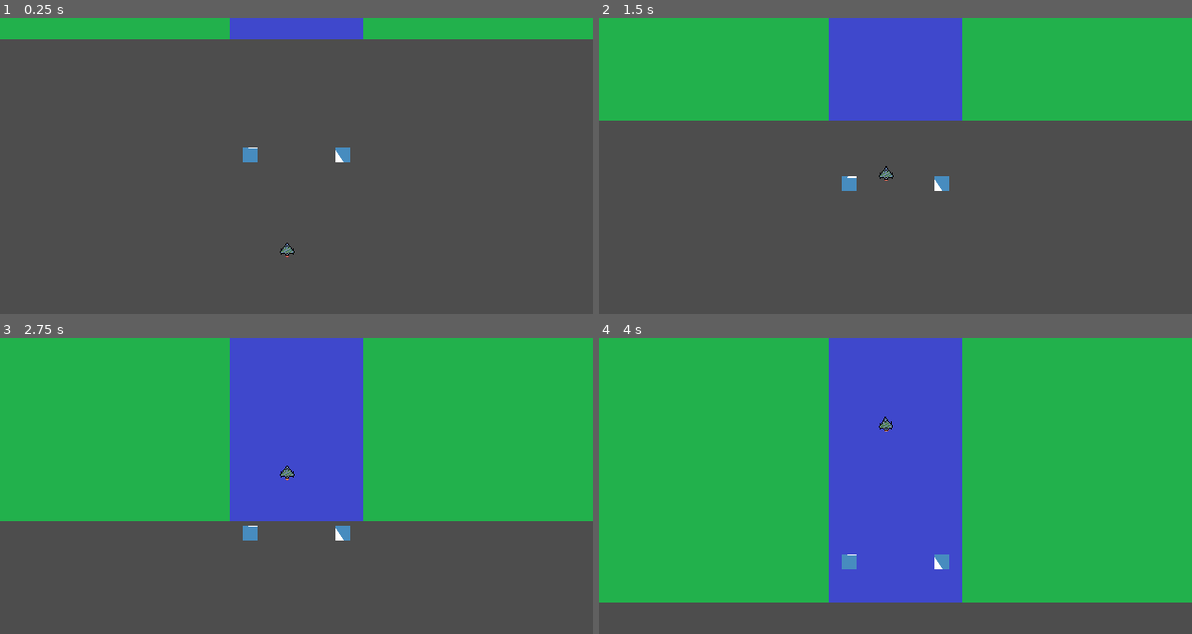
Above: before the commit, frames 1-4 (two rows, left to right).
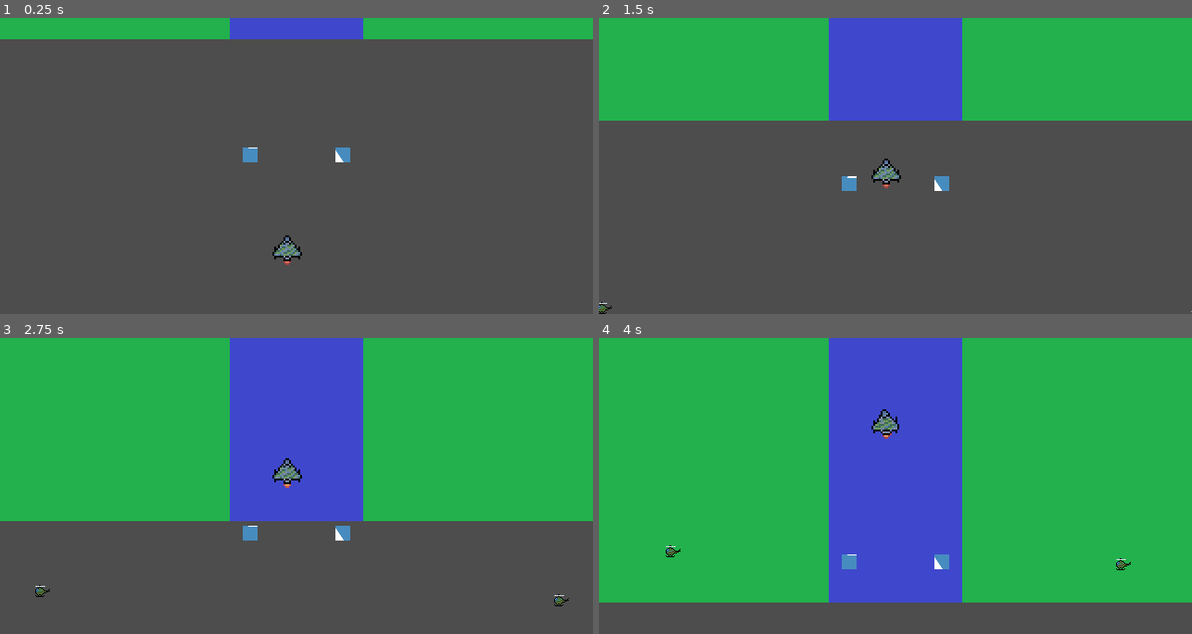
Above: after the commit, the same moments.

Repository: CMS999/RiverNRaiders
Game: Godot game, scene res://Levels/Fase1/Level1.tscn
The game is run twice, just before and just after one commit, with the same random seed, the same clock (stepped at 60 frames per second) and the same inputs. This scene is started directly instead of the project's main scene. The engine's default icon, where the game draws it, is replaced by a stand-in: a white triangle on a blue panel in a dark square.
Inputs:
- Up to frame 1 (0.25 s): no input
- Up to frame 2 (1.5 s): hold W (cima) 0.53-1.28 s; hold Space (tiro) 0.53-1.28 s; tap G (power, bound only after the commit) at 0.8, 1.35 s; hold S (baixo) from 1.28 s (still down)
- Up to frame 3 (2.75 s): tap B at 1.55, 2.1 s; release S (baixo) at 2.03 s; hold W (cima) from 2.03 s (still down); hold Space (tiro) from 2.03 s (still down)
- Up to frame 4 (4 s): release Space (tiro) at 2.78 s; tap D (dir) at 2.85 s; tap G (power, bound only after the commit) at 3.05 s; release W (cima) at 3.53 s; hold S (baixo) from 3.53 s (still down); tap A (esq) at 3.6 s; tap B at 3.8 s

The runs differ from the first frame. In frame 1, 0.3% of the frame differs, in the area x 45-51%, y 73-84%; in frame 2, 0.3%; in frame 3, 0.4%, in the area x 5-96%, y 40-91%; in frame 4, 0.4%.
Error in both runs: Cannot call method 'add_child' on a null value. (res://Componentes/Personagens/AtaqueComponente.gd:13)

Commit message:
Reformulação dos powerups, menu de powerups em fase alpha

Diff:
--- a/Componentes/Levels/CenarioComponente.gd
+++ b/Componentes/Levels/CenarioComponente.gd
@@ -7,5 +7,5 @@
 
 func _process(delta):
 	scroll_base_offset += Vector2(0,70) * delta * Velocidade
-	print("Para:",scroll_base_offset)
+	#print("Para:",scroll_base_offset)
 	pass
--- a/GlobalValues.gd
+++ b/GlobalValues.gd
@@ -3,3 +3,8 @@
 @onready var FaseInicial = preload("res://Levels/Fase1/Level1.tscn")
 var JogadorRef := Node
 var VidasInicias := 1
+var PowerUps = {
+1:"TiroTriplo",
+2:"SuperMissil"
+}
+var PowerUpAtual = ""
--- a/Jogador/jogador.gd
+++ b/Jogador/jogador.gd
@@ -10,14 +10,20 @@
 enum Estado{parado,	morto, movendo}
 var estadoAtual : Estado= Estado.parado
 var estaVivo : bool= true
-var tiroTriplo : bool = false
+#var tiroTriplo : bool = false
 var podeAtirar : bool = true
-var misselExplosivo: bool = false
+#var misselExplosivo: bool = false
 var componenteAtaque: Node
+var powerUpId : String
+var barraEnergia : int = 40
 
 func _ready():
 	$VidaComponente.connect("Morto", self.is_vivo)
 	pass
+
+func setPowerUp(powerUpId: String):
+	powerUpId = powerUpId
+	$PowerUpComponente.setPowerUp(powerUpId)
 
 func _physics_process(_delta):
 	var directionX = Input.get_axis("esq", "dir")
@@ -49,17 +55,20 @@
 		get_tree().change_scene_to_file("res://UI/DeathMenu.tscn")
 
 	if Input.is_action_pressed("tiro") and podeAtirar:
-		if misselExplosivo:
-			componenteAtaque = get_node("MisselComponente")
-		else:
-			componenteAtaque = get_node("AtaqueComponente")
-		componenteAtaque.Ataque(position.x,position.y)
-		if tiroTriplo:
-			componenteAtaque.Ataque(position.x+10,position.y)
-			componenteAtaque.Ataque(position.x-10,position.y)
+		get_node("AtaqueComponente").Ataque(position.x,position.y)
+		#if misselExplosivo:
+		#	componenteAtaque = get_node("MisselComponente")
+		#else:
+		#	componenteAtaque = get_node("AtaqueComponente")
+		#componenteAtaque.Ataque(position.x,position.y)
+		#if tiroTriplo:
+		#	componenteAtaque.Ataque(position.x+10,position.y)
+		#	componenteAtaque.Ataque(position.x-10,position.y)
 
 		podeAtirar = false
 		$AtaqueDelay.start()
+	if Input.is_action_pressed("power"):
+		$PowerUpComponente.Action(position.x,position.y)
 
 
 	position = position.clamp(Vector2(8, 8), screensize-Vector2(8, 8))
@@ -68,22 +77,22 @@
 func _on_ataque_delay_timeout():
 	podeAtirar = true
 
-func _power_up(id: int) -> void:
-	if id == 0:
-		tiroTriplo = true
-		$TiroTriploDelay.start()
-	elif id == 2:
-		misselExplosivo = true
-		$MisselExplosivoDelay.start()
-	pass
+#func _power_up(id: int) -> void:
+	#if id == 0:
+		#tiroTriplo = true
+		#$TiroTriploDelay.start()
+	#elif id == 2:
+		#misselExplosivo = true
+		#$MisselExplosivoDelay.start()
+	#pass
 
 func is_vivo():
 	estaVivo = false
 
 
-func _on_tiro_triplo_delay_timeout():
-	tiroTriplo = false
-
-
-func _on_missel_explosivo_delay_timeout():
-	misselExplosivo = false
+#func _on_tiro_triplo_delay_timeout():
+	#tiroTriplo = false
+#
+#
+#func _on_missel_explosivo_delay_timeout():
+	#misselExplosivo = false
--- a/Jogador/jogador.tscn
+++ b/Jogador/jogador.tscn
@@ -7,6 +7,7 @@
 [ext_resource type="PackedScene" uid="uid://bkltef67bey07" path="res://Componentes/Personagens/HurtboxComponente.tscn" id="3_fhkuy"]
 [ext_resource type="PackedScene" uid="uid://b34jet1tydsdr" path="res://Componentes/Personagens/AtaqueComponente.tscn" id="4_nmp20"]
 [ext_resource type="PackedScene" uid="uid://gqi0hrxjam48" path="res://Projeteis/Jogador/AtaqueBase.tscn" id="4_ou11i"]
+[ext_resource type="Script" path="res://PowerUps/PowerUpComponente.gd" id="4_uli4u"]
 [ext_resource type="PackedScene" uid="uid://dwq3fv21ougd0" path="res://Projeteis/Jogador/Missel.tscn" id="5_xwa7x"]
 
 [sub_resource type="AtlasTexture" id="AtlasTexture_6tdck"]
@@ -82,7 +83,7 @@
 }]
 
 [sub_resource type="RectangleShape2D" id="RectangleShape2D_tnthg"]
-size = Vector2(16, 14)
+size = Vector2(32, 28)
 
 [node name="Jogador" type="CharacterBody2D"]
 motion_mode = 1
@@ -100,23 +101,28 @@
 wait_time = 10.0
 
 [node name="Animação" type="AnimatedSprite2D" parent="."]
+scale = Vector2(2, 2)
 sprite_frames = SubResource("SpriteFrames_nqx4h")
 animation = &"idle"
 
+[node name="PowerUpComponente" type="Node2D" parent="."]
+script = ExtResource("4_uli4u")
+
 [node name="MisselComponente" parent="." instance=ExtResource("4_nmp20")]
+light_mask = 5
+visibility_layer = 5
 projetil = ExtResource("5_xwa7x")
 
 [node name="AtaqueComponente" parent="." instance=ExtResource("4_nmp20")]
 projetil = ExtResource("4_ou11i")
 
 [node name="VidaComponente" parent="." instance=ExtResource("2_8u40v")]
-VidaMaxima = 1
 
 [node name="HurtboxComponente" parent="." node_paths=PackedStringArray("Vida") instance=ExtResource("3_fhkuy")]
 Vida = NodePath("../VidaComponente")
 
 [node name="Hurtbox2D" type="CollisionShape2D" parent="HurtboxComponente"]
-position = Vector2(0, -1)
+position = Vector2(0, -2)
 shape = SubResource("RectangleShape2D_tnthg")
 
 [connection signal="timeout" from="MisselExplosivoDelay" to="." method="_on_missel_explosivo_delay_timeout"]
--- a/Levels/Fase1/Level1.gd
+++ b/Levels/Fase1/Level1.gd
@@ -8,6 +8,7 @@
 	get_tree().root.add_child(Projeteis)
 
 	GlobalReference.JogadorRef = $Jogador
+	$Jogador.setPowerUp(GlobalReference.PowerUpAtual)
 	pass
 
 func _unhandled_input(event):
--- a/Levels/Fase1/Level1.tscn
+++ b/Levels/Fase1/Level1.tscn
@@ -1,5 +1,4 @@
 [gd_scene load_steps=17 format=3 uid="uid://b7s26pvrgnoe4"]
-
 
 [ext_resource type="Script" path="res://Levels/Fase1/Level1.gd" id="1_4rnqy"]
 [ext_resource type="PackedScene" uid="uid://dqalirl8veijf" path="res://UI/PauseMenu.tscn" id="2_gv81q"]
@@ -7,12 +6,10 @@
 [ext_resource type="PackedScene" uid="uid://ctrsi2iyhmcwt" path="res://Componentes/Levels/CenarioComponente.tscn" id="4_hxf05"]
 [ext_resource type="Texture2D" uid="uid://8slcrwrqeyn7" path="res://Assets/prototipo fase.png" id="5_mjuy0"]
 [ext_resource type="PackedScene" uid="uid://b237iuhhalnvm" path="res://Componentes/Waves/WavesControle.tscn" id="6_a7y3u"]
-
 [ext_resource type="Script" path="res://Componentes/Waves/Wave.gd" id="7_610ic"]
 [ext_resource type="PackedScene" uid="uid://yyylj2ogvivj" path="res://Inimigos/Helicoptero.tscn" id="8_1m13q"]
 [ext_resource type="PackedScene" uid="uid://d2irjoc7tnaxj" path="res://PowerUps/Tirotriplo.tscn" id="9_cj1fb"]
 [ext_resource type="PackedScene" uid="uid://dan7fnyjxxkfc" path="res://PowerUps/MisselExplosivo.tscn" id="10_vx3um"]
-
 
 [sub_resource type="Curve2D" id="Curve2D_7e604"]
 _data = {
@@ -81,6 +78,24 @@
 [node name="Waves" parent="." instance=ExtResource("6_a7y3u")]
 TimePerWave = 10
 
+[node name="Wave1" type="Node" parent="Waves" node_paths=PackedStringArray("LocalizacaoSpawn")]
+script = ExtResource("7_610ic")
+Inimigos = Array[PackedScene]([ExtResource("8_1m13q"), ExtResource("8_1m13q")])
+Quantidade = Array[int]([1, 1])
+LocalizacaoSpawn = [NodePath("../../Paths/Path1"), NodePath("../../Paths/Path2")]
+
+[node name="Wave2" type="Node" parent="Waves" node_paths=PackedStringArray("LocalizacaoSpawn")]
+script = ExtResource("7_610ic")
+Inimigos = Array[PackedScene]([ExtResource("8_1m13q"), ExtResource("8_1m13q")])
+Quantidade = Array[int]([1, 1])
+LocalizacaoSpawn = [NodePath("../../Paths/Path3"), NodePath("../../Paths/Path4")]
+
+[node name="Wave3" type="Node" parent="Waves" node_paths=PackedStringArray("LocalizacaoSpawn")]
+script = ExtResource("7_610ic")
+Inimigos = Array[PackedScene]([ExtResource("8_1m13q"), ExtResource("8_1m13q")])
+Quantidade = Array[int]([1, 1])
+LocalizacaoSpawn = [NodePath("../../Paths/Path5"), NodePath("../../Paths/Path6")]
+
 [node name="Paths" type="Node2D" parent="."]
 
 [node name="Path1" type="Path2D" parent="Paths"]
@@ -103,7 +118,11 @@
 curve = SubResource("Curve2D_fnxj8")
 
 [node name="TiroTriplo" parent="." instance=ExtResource("9_cj1fb")]
+light_mask = 1
+visibility_layer = 1
 position = Vector2(270, 142)
 
 [node name="MisselExplosivo" parent="." instance=ExtResource("10_vx3um")]
+light_mask = 1
+visibility_layer = 1
 position = Vector2(370, 142)
--- a/Levels/Fase1/PathFollow2DTEst.gd
+++ b/Levels/Fase1/PathFollow2DTEst.gd
@@ -9,5 +9,5 @@
 # Called every frame. 'delta' is the elapsed time since the previous frame.
 func _process(delta):
 	progress_ratio += delta * 0.195
-	print("Path:",position)
+	#("Path:",position)
 	pass
--- a/MainMenu.gd
+++ b/MainMenu.gd
@@ -1,14 +1,15 @@
 extends Control
 
 var PauseMenu = preload("res://UI/OpçõesMenu.tscn")
-@onready var GlobalReference = get_node("/root/GlobalValues")
+#@onready var GlobalReference = get_node("/root/GlobalValues")
 
 func _ready():
 	$PButton.grab_focus()
 	pass
 
 func _on_p_button_pressed():
-	get_tree().change_scene_to_file(GlobalReference.FaseInicial.get_path())
+	get_tree().change_scene_to_file("res://UI/PowerUpsMenu.tscn")
+	#get_tree().change_scene_to_file(GlobalReference.FaseInicial.get_path())
 	pass
 
 
--- a/PowerUps/PowerUp.gd
+++ b/PowerUps/PowerUp.gd
@@ -14,6 +14,6 @@
 
 func _on_area_2d_area_entered(area):
 	var parent = area.get_parent()
-	if area is HitboxComp and parent is Jogador:
-		parent._power_up(tipo)
-		queue_free()
+	#if area is HitboxComp and parent is Jogador:
+	#	parent._power_up(tipo)
+	#	queue_free()
--- a/PowerUps/PowerUp.tscn
+++ b/PowerUps/PowerUp.tscn
@@ -43,6 +43,8 @@
 size = Vector2(16, 16)
 
 [node name="PowerUp" type="Node2D"]
+light_mask = 4
+visibility_layer = 4
 script = ExtResource("1_sbesa")
 
 [node name="AnimatedSprite2D" type="AnimatedSprite2D" parent="."]
--- /dev/null
+++ b/PowerUps/PowerUpComponente.gd
@@ -0,0 +1,30 @@
+extends Node2D
+## Node que oferece métedos para realizar ataques de projéteis
+class_name PowerUpComp
+
+## Define o projétil a ser atirado
+@export var projetil : PackedScene
+var powerUp : String
+
+func setPowerUp(powerUpId: String):
+	powerUp = powerUpId
+	if powerUp == "SuperMissil":
+		projetil = preload("res://Projeteis/Jogador/Missel.tscn")
+	elif powerUp == "TiroTriplo":
+		projetil = preload("res://Projeteis/Jogador/TiroTriplo.tscn")
+
+
+func Action(PositionX: float, PositionY: float) -> void:
+	if powerUp == "Escudo":
+		pass
+	else:
+		Ataque(PositionX,PositionY)
+
+func Ataque(PositionX: float, PositionY: float):
+	print(projetil)
+	var bullet = projetil.instantiate()
+	var PositionGlobal : Vector2
+	PositionGlobal.x = PositionX
+	PositionGlobal.y = PositionY
+	get_tree().root.get_node("Particulas").add_child(bullet)
+	bullet.start(PositionGlobal)
--- /dev/null
+++ b/PowerUps/PowerUpComponente.tscn
@@ -0,0 +1,6 @@
+[gd_scene load_steps=2 format=3 uid="uid://nhq3ew68cib5"]
+
+[ext_resource type="Script" path="res://PowerUps/PowerUpComponente.gd" id="1_e8us7"]
+
+[node name="PowerUpComponente" type="Node2D"]
+script = ExtResource("1_e8us7")
--- /dev/null
+++ b/Projeteis/Jogador/TiroTriplo.tscn
@@ -0,0 +1,16 @@
+[gd_scene load_steps=3 format=3 uid="uid://cy0phxx10y1ks"]
+
+[ext_resource type="PackedScene" uid="uid://gqi0hrxjam48" path="res://Projeteis/Jogador/AtaqueBase.tscn" id="1_8klh5"]
+[ext_resource type="Script" path="res://Componentes/Projeteis/ProjetilComponente.gd" id="1_kngfp"]
+
+[node name="ProjetilComp" type="Area2D"]
+script = ExtResource("1_kngfp")
+
+[node name="TipoBala2" parent="." instance=ExtResource("1_8klh5")]
+position = Vector2(0, -2)
+
+[node name="TipoBala" parent="." instance=ExtResource("1_8klh5")]
+position = Vector2(-10, -2)
+
+[node name="TipoBala3" parent="." instance=ExtResource("1_8klh5")]
+position = Vector2(10, -2)
--- /dev/null
+++ b/UI/PowerUpsMenu.gd
@@ -0,0 +1,24 @@
+extends Control
+
+@onready var GlobalReference = get_node("/root/GlobalValues")
+
+func _ready():
+	pass
+
+func _on_p_button_pressed():
+	#get_tree().change_scene_to_file("res://UI/PowerUpsMenu.tscn")
+
+	pass
+
+
+
+func _on_tiro_triplo_pressed():
+	GlobalReference.PowerUpAtual = GlobalReference.PowerUps[1]
+	get_tree().change_scene_to_file(GlobalReference.FaseInicial.get_path())
+	pass # Replace with function body.
+
+
+func _on_super_missil_pressed():
+	GlobalReference.PowerUpAtual = GlobalReference.PowerUps[2]
+	get_tree().change_scene_to_file(GlobalReference.FaseInicial.get_path())
+	pass # Replace with function body.
--- /dev/null
+++ b/UI/PowerUpsMenu.tscn
@@ -0,0 +1,51 @@
+[gd_scene load_steps=3 format=3 uid="uid://b6kovjhytaid7"]
+
+[ext_resource type="Script" path="res://UI/PowerUpsMenu.gd" id="1_rdt5x"]
+
+[sub_resource type="LabelSettings" id="LabelSettings_aidb3"]
+font_size = 32
+font_color = Color(0.890196, 0.92549, 0.0156863, 1)
+
+[node name="PowerUpsMenu" type="Control"]
+layout_mode = 3
+anchors_preset = 15
+anchor_right = 1.0
+anchor_bottom = 1.0
+grow_horizontal = 2
+grow_vertical = 2
+script = ExtResource("1_rdt5x")
+
+[node name="ColorRect" type="ColorRect" parent="."]
+layout_mode = 0
+offset_right = 639.0
+offset_bottom = 318.0
+color = Color(0.368627, 0.32549, 0.709804, 1)
+
+[node name="Nome" type="Label" parent="."]
+layout_mode = 0
+offset_left = 216.0
+offset_top = 9.0
+offset_right = 518.0
+offset_bottom = 172.0
+text = "Power Ups"
+label_settings = SubResource("LabelSettings_aidb3")
+
+[node name="Super Missil" type="Button" parent="."]
+offset_left = 334.0
+offset_top = 75.0
+offset_right = 388.0
+offset_bottom = 129.0
+text = "Super
+Missil"
+
+[node name="Tiro triplo" type="Button" parent="."]
+layout_mode = 0
+offset_left = 234.0
+offset_top = 75.0
+offset_right = 288.0
+offset_bottom = 129.0
+text = "Tiro
+Triplo"
+
+[connection signal="pressed" from="Super Missil" to="." method="_on_super_missil_pressed"]
+[connection signal="pressed" from="Tiro triplo" to="." method="_on_tiro_triplo_pressed"]
--- a/UI/TabHotkeys.gd
+++ b/UI/TabHotkeys.gd
@@ -28,5 +28,6 @@
 	pass
 
 func SetTecla(Botao, Acao):
+	#InputMap.action_add_event("tiro",KEY_B)
 	#Precisa ser implementado
 	pass
--- a/project.godot
+++ b/project.godot
@@ -81,6 +81,11 @@
 "events": [Object(InputEventKey,"resource_local_to_scene":false,"resource_name":"","device":0,"window_id":0,"alt_presse …(181 unchanged characters)…
 ]
 }
+power={
+"deadzone": 0.5,
+"events": [Object(InputEventKey,"resource_local_to_scene":false,"resource_name":"","device":0,"window_id":0,"alt_pressed":false,"shift_pressed":false,"ctrl_pressed":false,"meta_pressed":false,"pressed":false,"keycode":0,"physical_keycode":71,"key_label":0,"unicode":0,"echo":false,"script":null)
+]
+}
 
 [layer_names]
 
Not shown: 1 places in Jogador/jogador.tscn that only renumber resources
